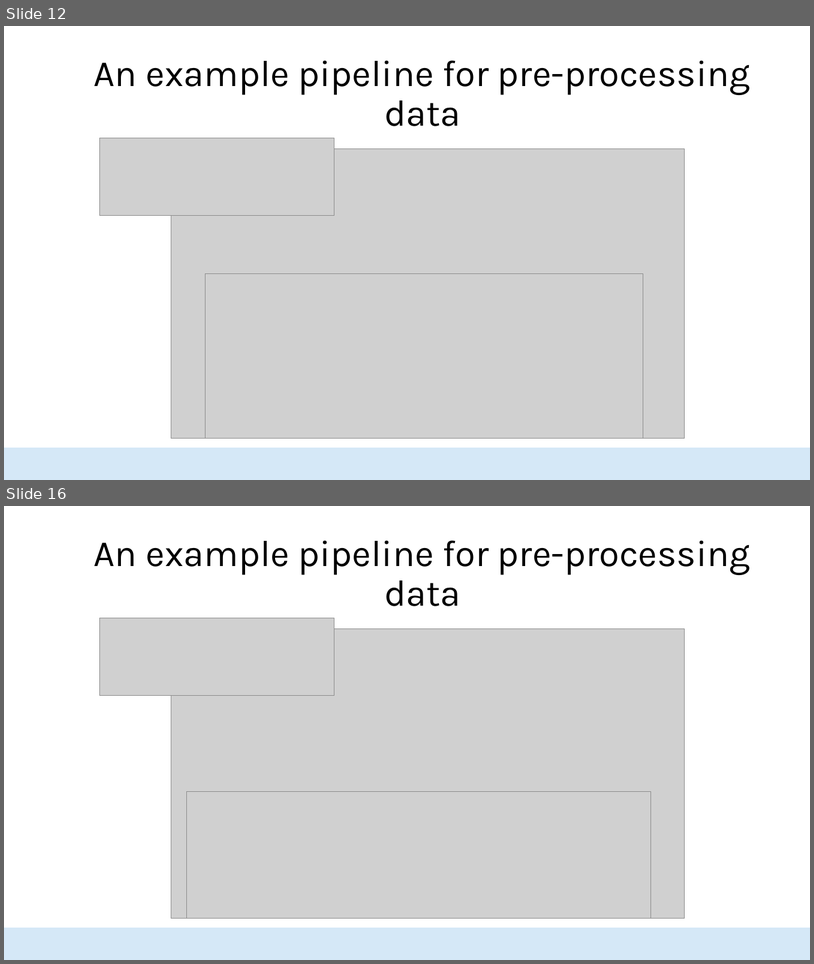
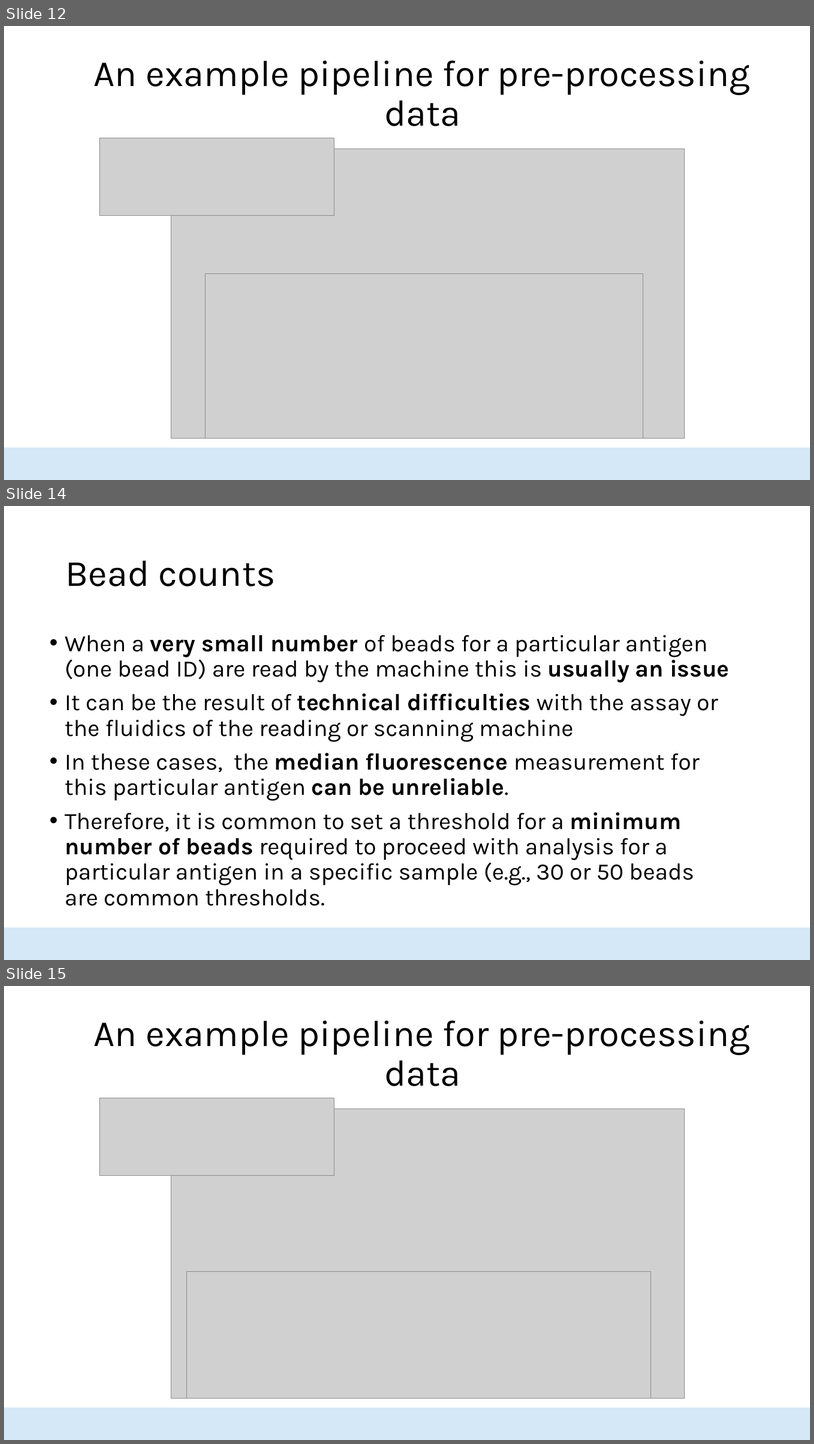
Before and after one commit to HopkinsIDD/seroanalytics_workshop, a slide deck: Lecture 2/Lecture 2 draft V2.pptx. Shown one above the other, each under a label of ours: slides 12 and 16 before the commit, slides 12, 14 and 15 after it; the slides between them are not shown. The pictures are 814x964 and 814x1444 pixels, drawn with LibreOffice and Linux fonts; fonts in the diff are those of the drawing; grey boxes stand for pictures; background and template pictures are left out. Boxes give left, top, right and bottom in pixels: in the first picture for what was removed or moved away, otherwise in the second. Text is boxed around its words. In the diff, an @@ line names an element or a change of style, - is before the commit and + after.

```diff
--- a/Lecture 2/Lecture 2 draft V2.pptx
+++ b/Lecture 2/Lecture 2 draft V2.pptx
@@ slide 14 added at bbox=[4, 506, 810, 960], background #FFFFFF; not listed: 1 template element that a slide beside it also shows @@
@@ title added at bbox=[65, 561, 275, 586], 44 pt, text #000000 @@
+Bead counts
@@ text added at bbox=[65, 635, 729, 906], 28 pt, text #000000 @@
+• When a very small number of beads for a particular antigen (one bead ID) are read by the machine this is usually an issue
+• It can be the result of technical difficulties with the assay or the fluidics of the reading or scanning machine
+• In these cases, the median fluorescence measurement for this particular antigen can be unreliable.
+• Therefore, it is common to set a threshold for a minimum number of beads required to proceed with analysis for a particular antigen in a specific sample (e.g., 30 or 50 beads are common thresholds.
@@ what was slide 16 is now slide 15 @@
```
Also in this commit, not shown: 12 slides changed, 8 other slides added, 17 slides removed.
